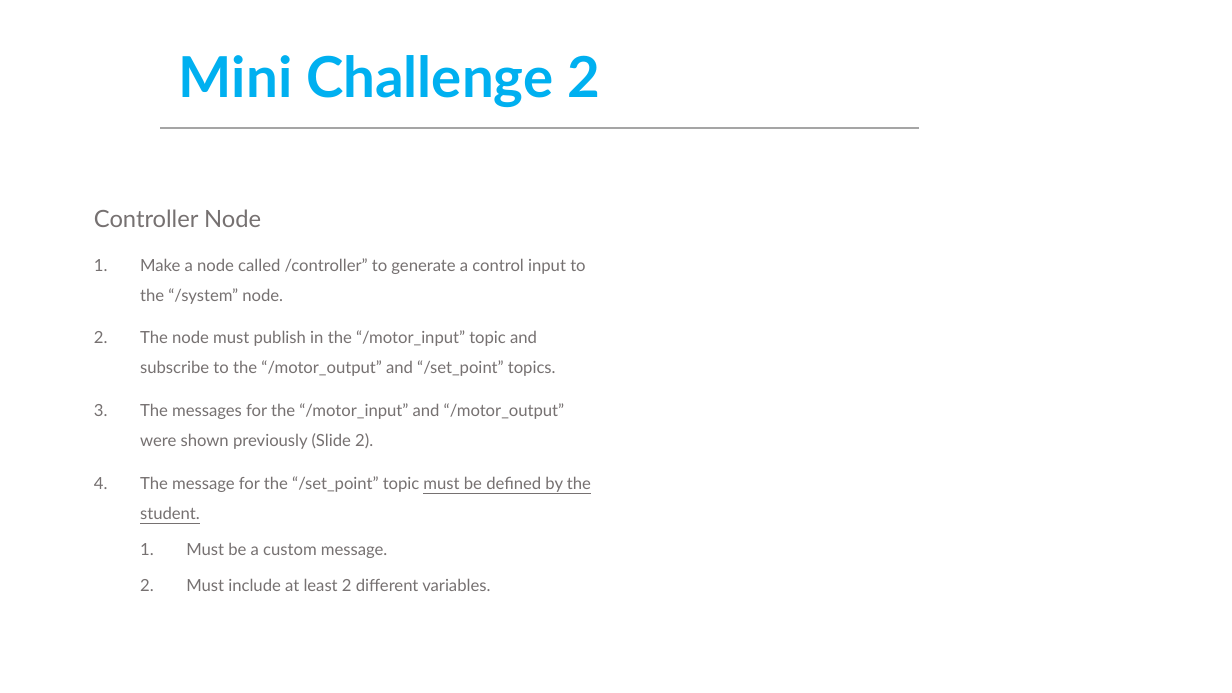
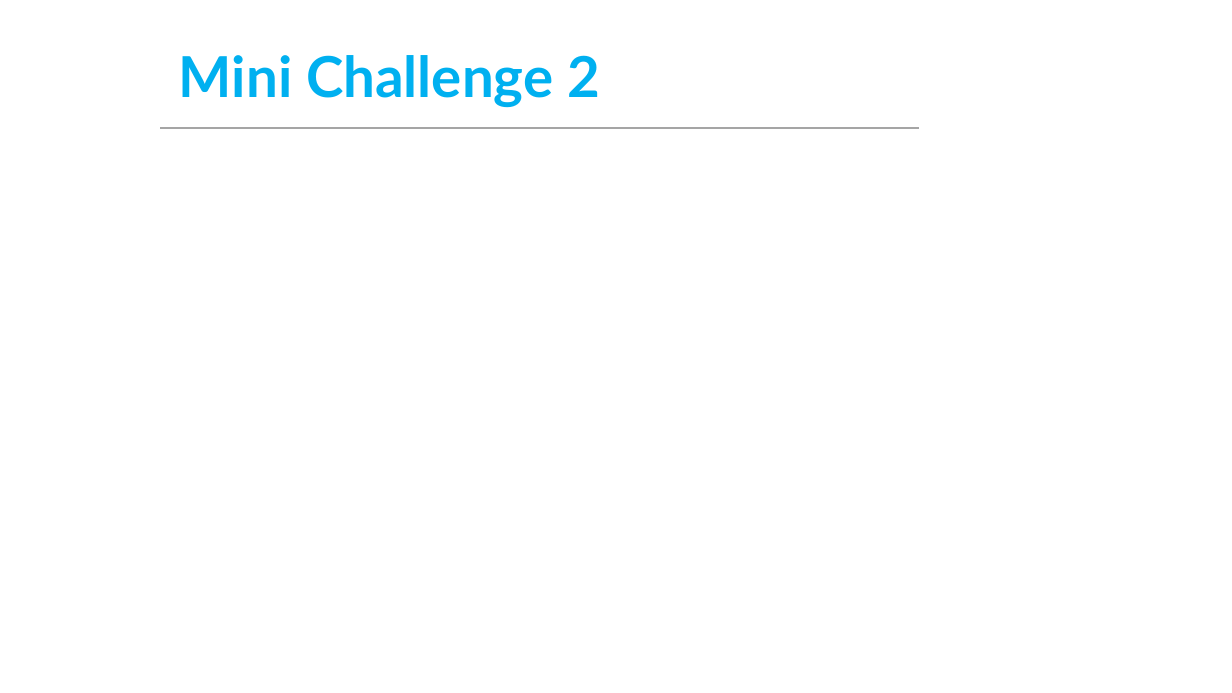
Before and after one commit to ManchesterRoboticsLtd/TE3001B_Robotics_Foundation, a slide deck: slide 5 of Week 2/Challenge/MCR2_MiniChallenge_2.pptx. Drawn at 1232x693 pixels with LibreOffice and Linux fonts; fonts in the diff are those of the drawing; grey boxes stand for pictures; background and template pictures are left out. Boxes give left, top, right and bottom in pixels: in the first picture for what was removed or moved away, otherwise in the second. Text is boxed around its words. In the diff, an @@ line names an element or a change of style, - is before the commit and + after.

```diff
--- a/Week 2/Challenge/MCR2_MiniChallenge_2.pptx
+++ b/Week 2/Challenge/MCR2_MiniChallenge_2.pptx
@@ text removed at <box>94,209,591,591</box> @@
-Controller Node
-1. Make a node called /controller” to generate a control input to the “/system” node.
-2. The node must publish in the “/motor_input” topic and subscribe to the “/motor_output” and “/set_point” topics.
-3. The messages for the “/motor_input” and “/motor_output” were shown previously (Slide 2).
-4. The message for the “/set_point” topic must be defined by the student.
-  1. Must be a custom message.
-  2. Must include at least 2 different variables.
```
Also in this commit, not shown: 1 other slide changed.
